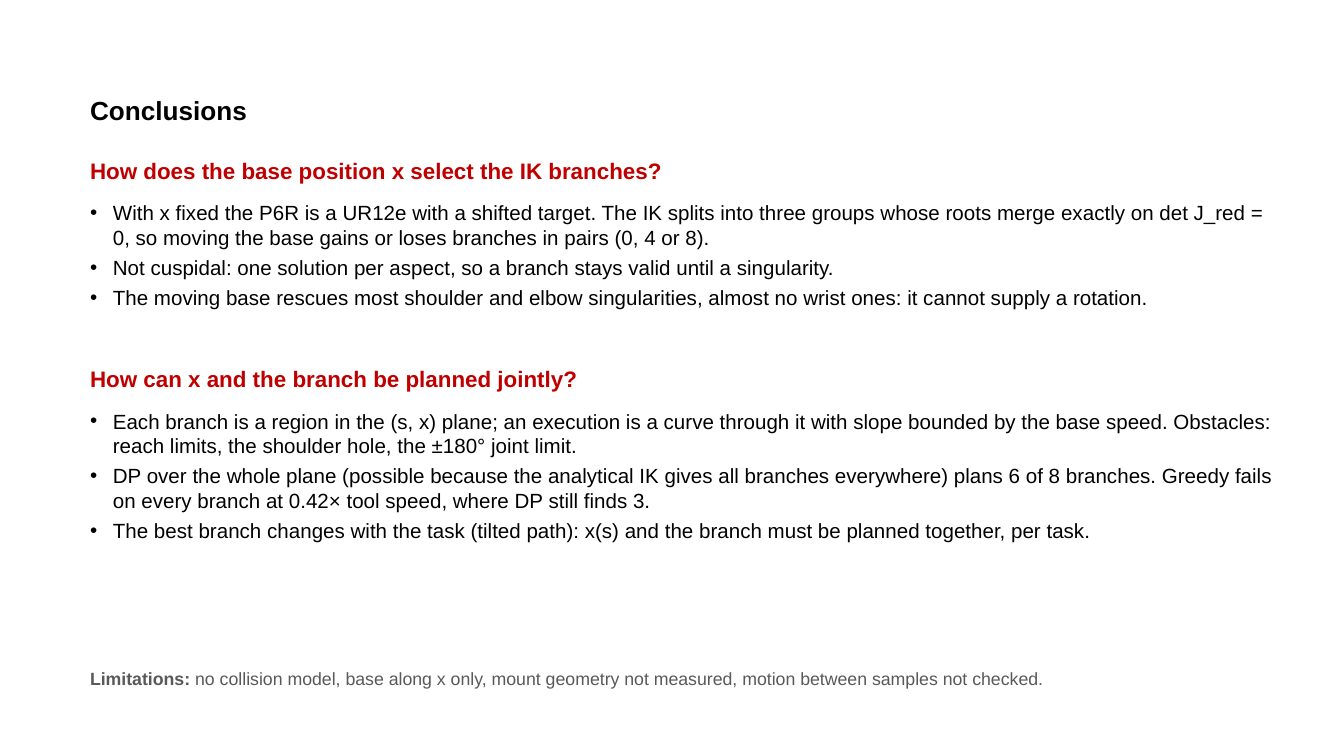
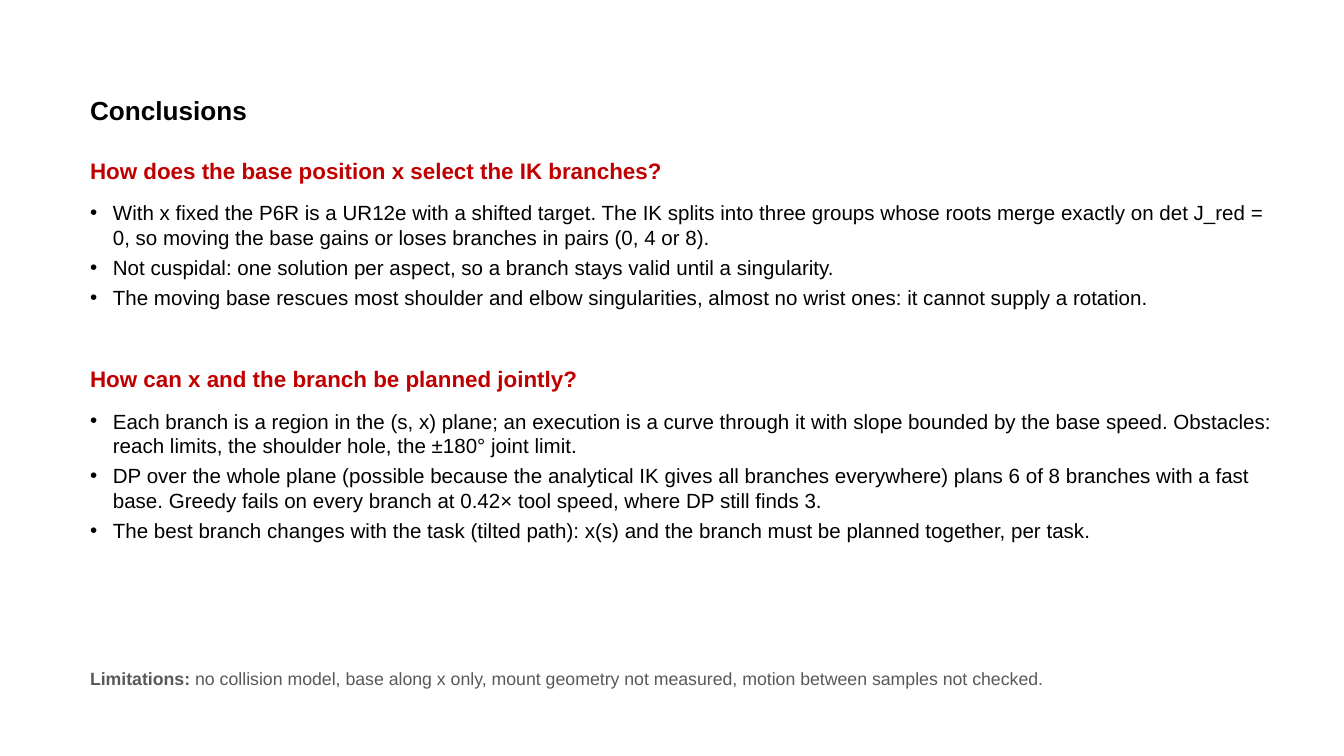
Before and after one commit to wenqian157/p6r_planner, a slide deck: slide 14 of results/presentation/P6R_presentation_complete.pptx. Drawn at 1344x756 pixels with LibreOffice and Linux fonts; fonts in the diff are those of the drawing. Boxes give left, top, right and bottom in pixels: in the first picture for what was removed or moved away, otherwise in the second. Text is boxed around its words. In the diff, an @@ line names an element or a change of style, - is before the commit and + after.

```diff
--- a/results/presentation/P6R_presentation_complete.pptx
+++ b/results/presentation/P6R_presentation_complete.pptx
@@ text at (113,468,1249,513): text changed @@
-• DP over the whole plane (possible because the analytical IK gives all branches everywhere) plans 6 of 8 branches. Greedy fails on every branch at 0.42× tool speed, where DP still finds 3.
+• DP over the whole plane (possible because the analytical IK gives all branches everywhere) plans 6 of 8 branches with a fast base. Greedy fails on every branch at 0.42× tool speed, where DP still finds 3.
```
Also in this commit, not shown: 6 other slides changed, 1 other file.
